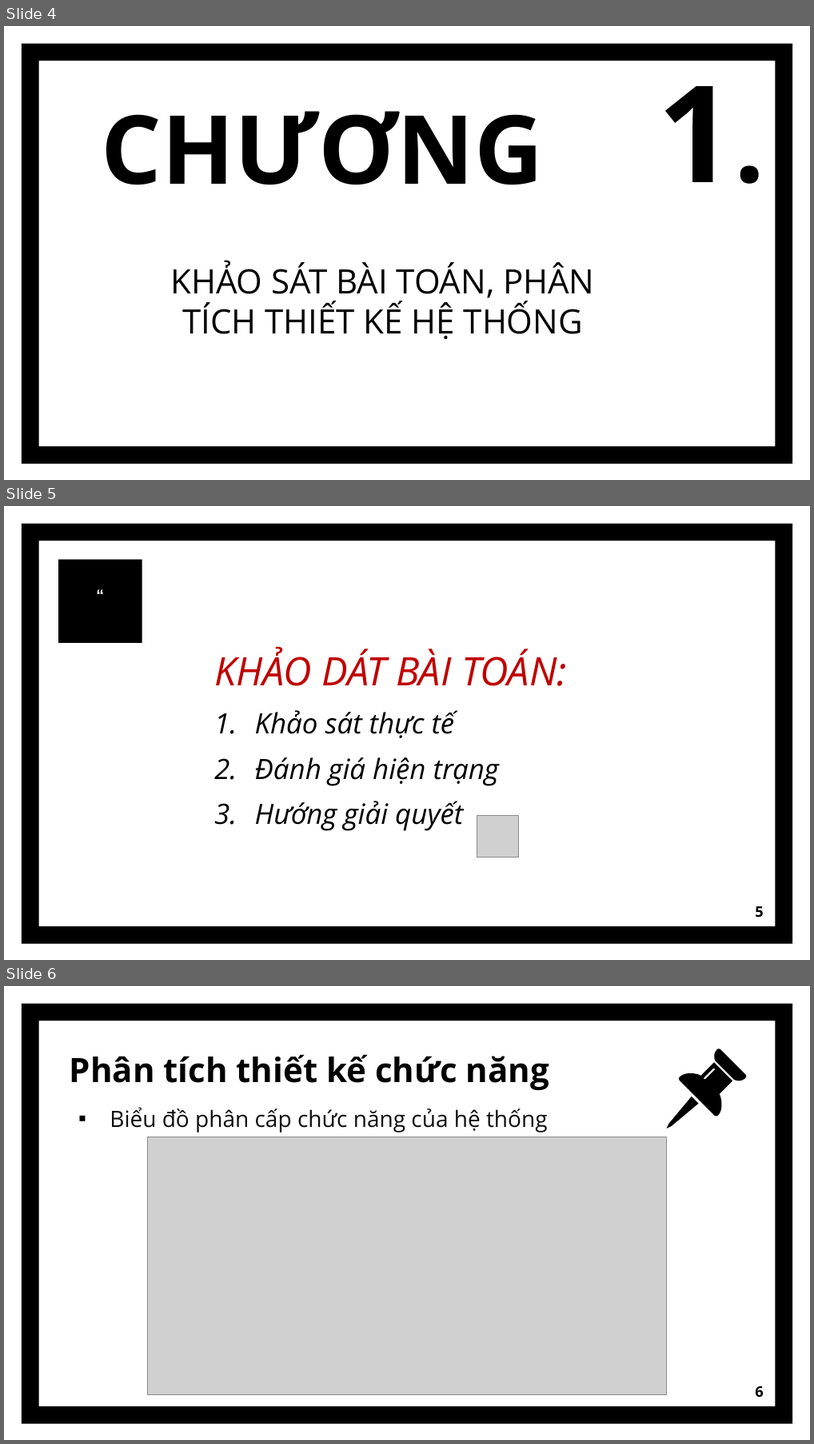
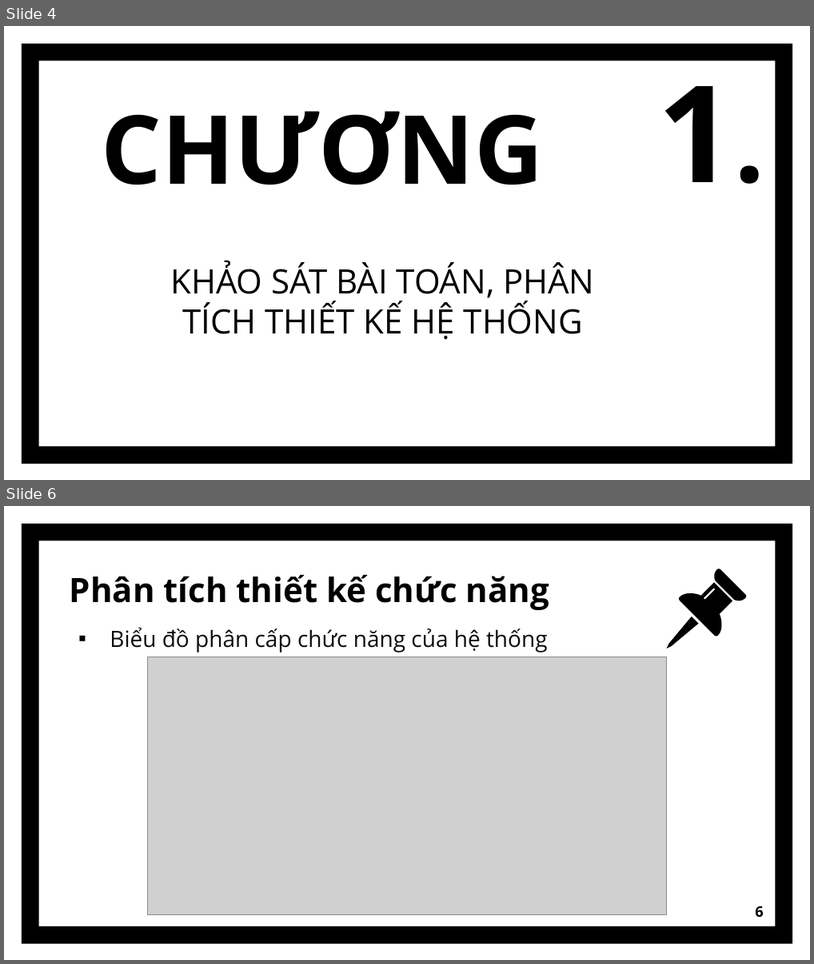
Before and after one commit to LinhChi610/PTLChi.BTL.226, a slide deck: SLIDE-HTQLBHDTDĐ.pptx. Shown one above the other, each under a label of ours: slides 4, 5 and 6 before the commit, slides 4 and 6 after it; the slides between them are not shown. The pictures are 814x1444 and 814x964 pixels, drawn with LibreOffice and Linux fonts; fonts in the diff are those of the drawing; grey boxes stand for pictures. Boxes give left, top, right and bottom in pixels: in the first picture for what was removed or moved away, otherwise in the second. Text is boxed around its words. In the diff, an @@ line names an element or a change of style, - is before the commit and + after.

```diff
--- a/SLIDE-HTQLBHDTDĐ.pptx
+++ b/SLIDE-HTQLBHDTDĐ.pptx
@@ slide 5 removed at bbox=[4, 506, 810, 960], background #FFFFFF; not listed: 1 template element that a slide beside it also shows @@
@@ rectangle removed at bbox=[59, 560, 142, 643] @@
@@ text removed at bbox=[75, 581, 125, 620] @@
-“
@@ text removed at bbox=[214, 649, 567, 831] @@
-KHẢO DÁT BÀI TOÁN:
-1. Khảo sát thực tế
-2. Đánh giá hiện trạng
-3. Hướng giải quyết
@@ picture removed at bbox=[478, 815, 518, 856] @@
@@ page number removed at bbox=[755, 906, 763, 916] @@
-5
```
Also in this commit, not shown: 1 slide changed, 1 slide added, 2 other slides removed, 1 other file.
